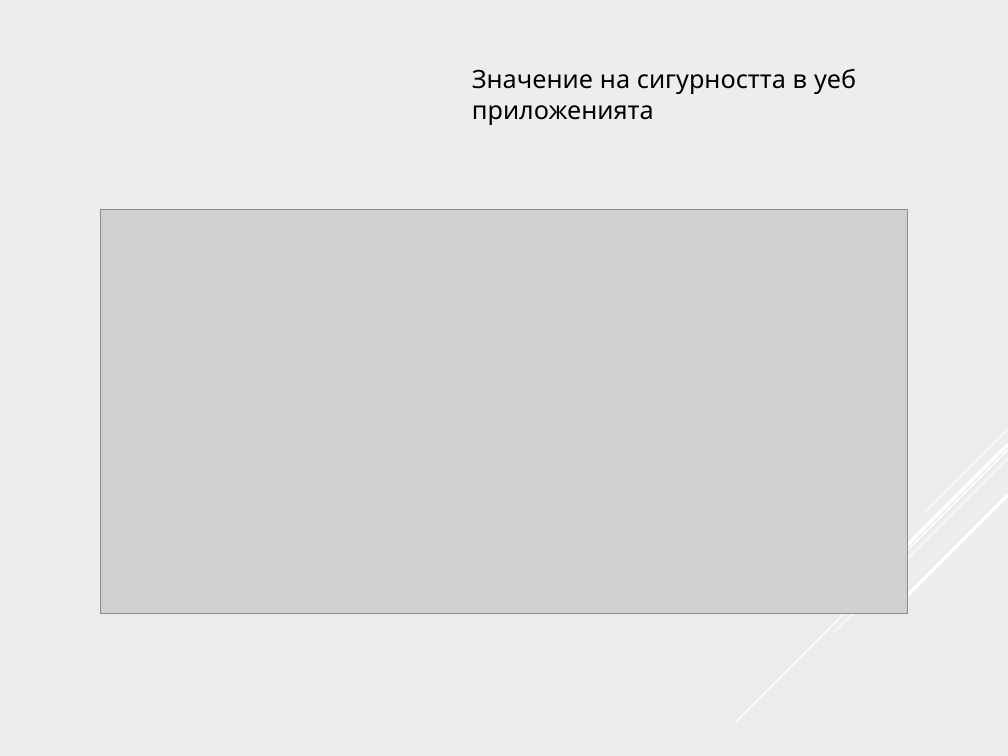
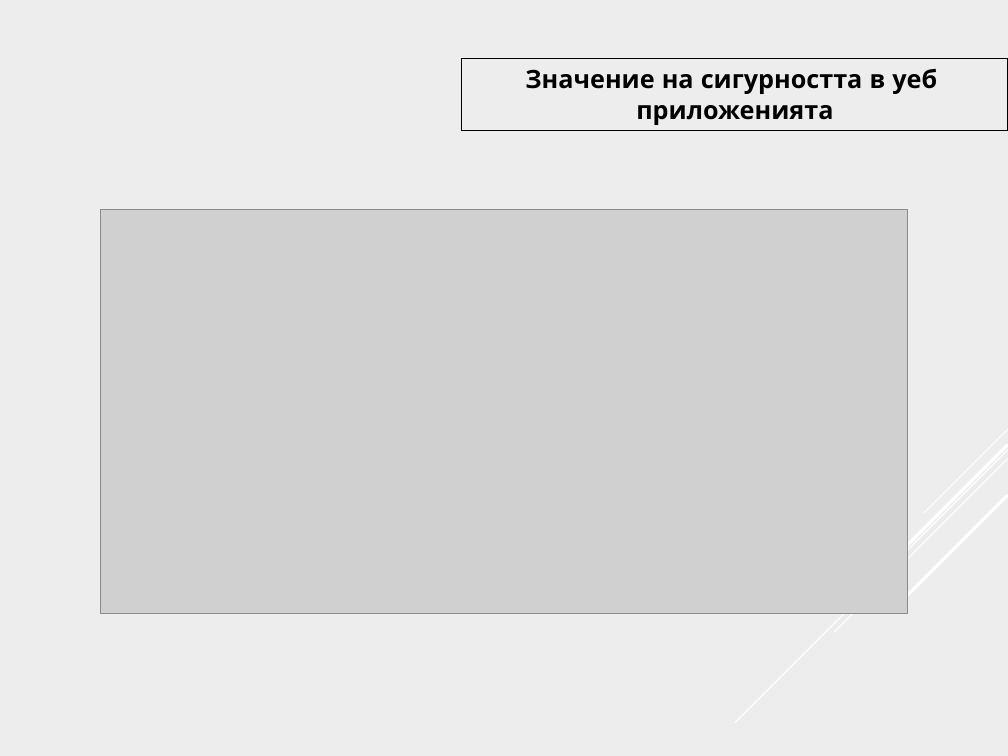
Before and after one commit to pgee-dzi2024/Theme_2501, a slide deck: slide 4 of dr/Защита.pptx. Drawn at 1008x756 pixels with LibreOffice and Linux fonts; fonts in the diff are those of the drawing; grey boxes stand for pictures. Boxes give left, top, right and bottom in pixels: in the first picture for what was removed or moved away, otherwise in the second. Text is boxed around its words. In the diff, an @@ line names an element or a change of style, - is before the commit and + after.

```diff
--- a/dr/Защита.pptx
+++ b/dr/Защита.pptx
@@ rectangle "Значение на сигурността в уеб ...": place and size @@
-rectangle "Значение на сигурността в уеб ..." at [472,69,856,125]
+rectangle "Значение на сигурността в уеб ..." at [462,58,1008,130]
@@ rectangle "Значение на сигурността в уеб ..." at [462,58,1008,130]: bold on; alignment left to centre; outline none to #000000 0.75 pt @@
```
Also in this commit, not shown: 3 other slides changed, 6 slides added, 5 slides removed, 3 other files.
